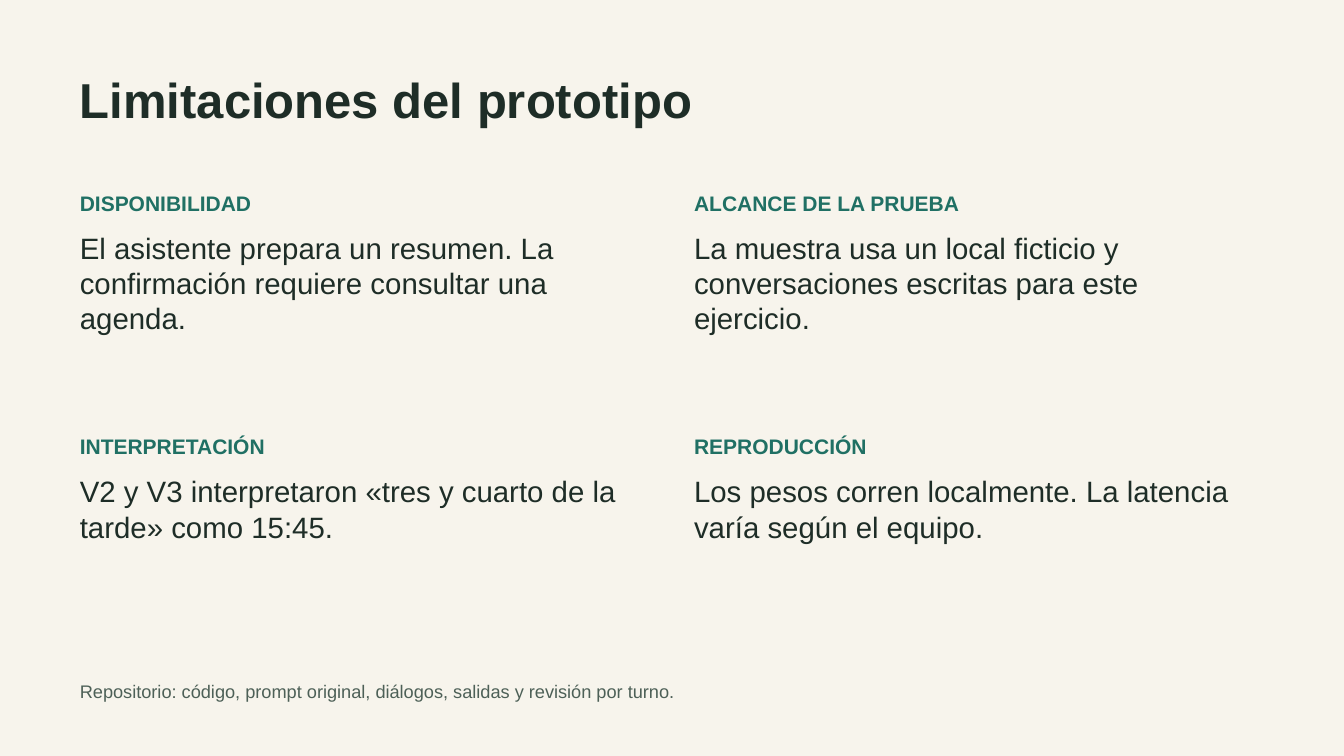
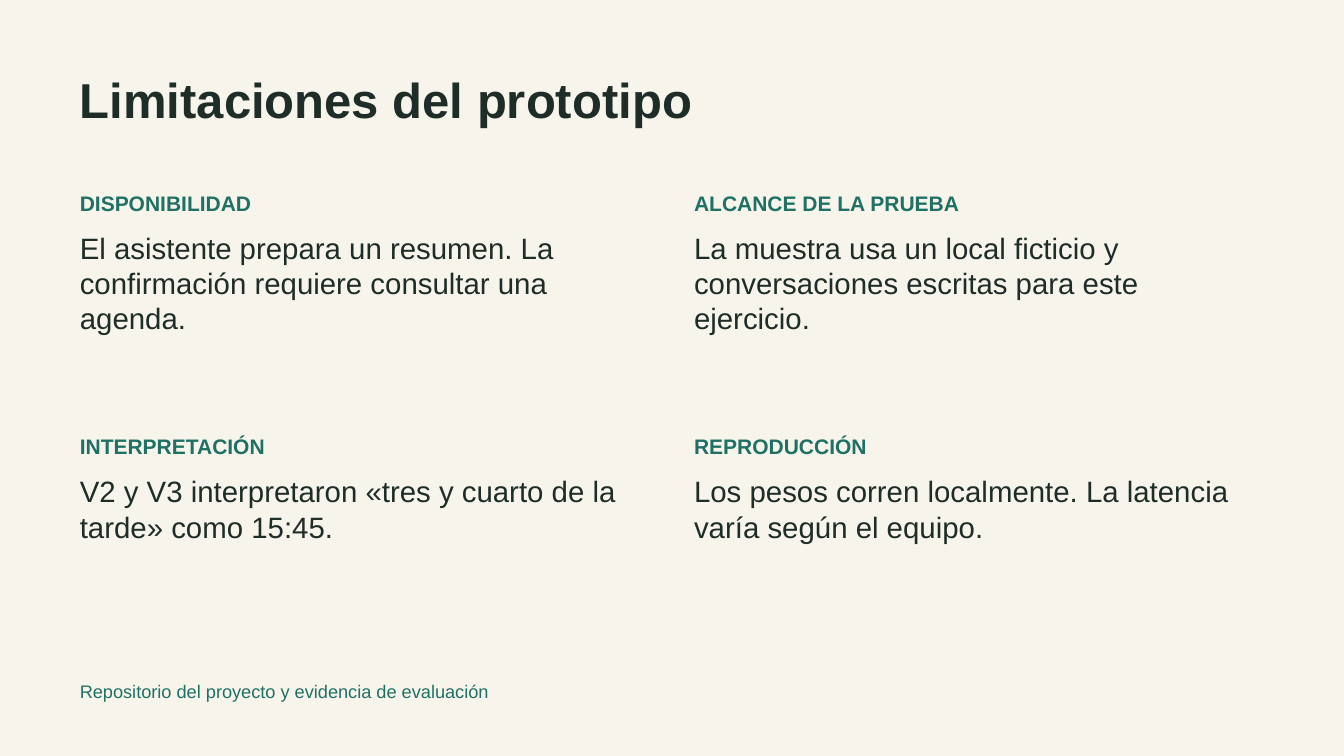
Before and after one commit to skratttt/langchi-peluqueria, a slide deck: slide 9 of presentacion/Defensa_LangChi.pptx (slide 7 before the commit). Drawn at 1344x756 pixels with LibreOffice and Linux fonts; fonts in the diff are those of the drawing. Boxes give left, top, right and bottom in pixels: in the first picture for what was removed or moved away, otherwise in the second. Text is boxed around its words. In the diff, an @@ line names an element or a change of style, - is before the commit and + after.

Commit message:
Documenta el prompt, la salida original y los fallos de V0 en la defensa

```diff
--- a/presentacion/Defensa_LangChi.pptx
+++ b/presentacion/Defensa_LangChi.pptx
@@ text removed at <box>80,684,674,702</box> @@
-Repositorio: código, prompt original, diálogos, salidas y revisión por turno.
@@ text added at <box>80,684,489,702</box>, 13 pt, text #207064 @@
+Repositorio del proyecto y evidencia de evaluación
```
Also in this commit, not shown: 13 slides added, 1 slide removed, 1 other file.
